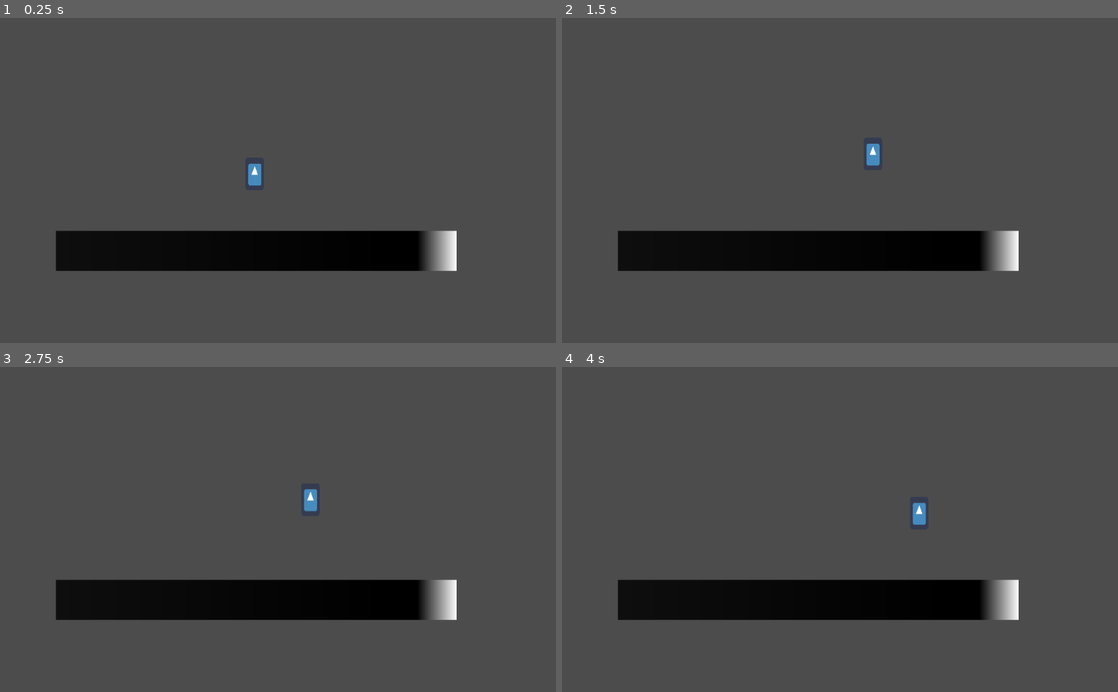
Above: before the commit, frames 1-4 (two rows, left to right).
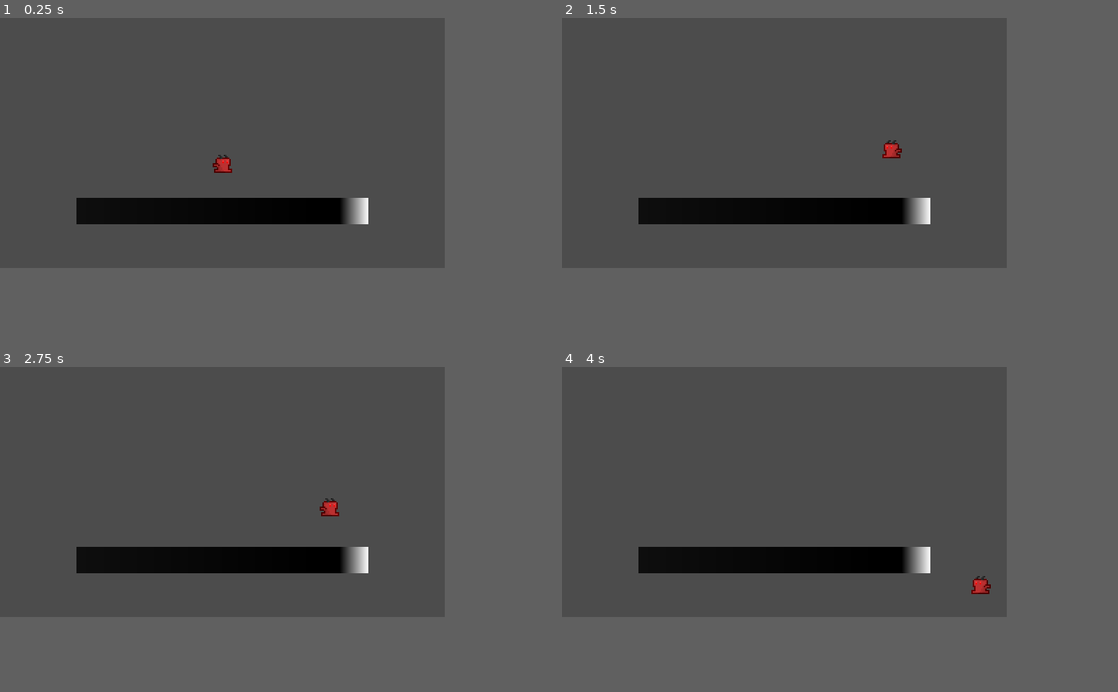
Above: after the commit, the same moments.

Repository: JStaed/Death-is-Not-the-End
Game: Godot game, scene res://Scenes/test_scene.tscn
The game is run twice, just before and just after one commit, with the same random seed, the same clock (stepped at 60 frames per second) and the same inputs. The project has no main scene, so this scene is started directly. The engine's default icon, where the game draws it, is replaced by a stand-in: a white triangle on a blue panel in a dark square.
Inputs:
- Up to frame 1 (0.25 s): no input
- Up to frame 2 (1.5 s): hold D (move_right) 0.53-1.28 s; tap W (jump) at 0.6, 0.77, 1.07, 1.35 s; hold A (move_left) from 1.28 s (still down)
- Up to frame 3 (2.75 s): tap W (jump) at 1.52, 1.82, 2.1 s; release A (move_left) at 2.03 s; hold D (move_right) from 2.03 s (still down)
- Up to frame 4 (4 s): tap W (jump) at 2.85, 3.02, 3.32, 3.6, 3.77 s; release D (move_right) at 3.53 s; hold A (move_left) from 3.53 s (still down)
In our replay, the window is 800x468 before the commit and 640x360 after it. These sizes can differ from the game's own. Grey fills any space a smaller window leaves; there, only what the larger window draws over its background counts as a difference.

The runs differ from the first frame. In frame 1, 13% of the frame differs, in the area x 10-83%, y 42-78%; in frame 2, 13%; in frame 3, 13%, in the area x 10-83%, y 37-78%; in frame 4, 13%.

Commit message:
Player 1 sprites and animations

Diff:
--- a/Prefabs/Player.tscn
+++ b/Prefabs/Player.tscn
@@ -1,23 +1,71 @@
-[gd_scene load_steps=5 format=2]
+[gd_scene load_steps=13 format=2]
 
-[ext_resource path="res://icon.png" type="Texture" id=1]
+[ext_resource path="res://Art/Players/Demon.png" type="Texture" id=1]
 [ext_resource path="res://Scripts/player.gd" type="Script" id=2]
 
+[sub_resource type="AtlasTexture" id=10]
+atlas = ExtResource( 1 )
+region = Rect2( 32, 0, 16, 16 )
+
+[sub_resource type="AtlasTexture" id=3]
+atlas = ExtResource( 1 )
+region = Rect2( 0, 16, 16, 16 )
+
+[sub_resource type="AtlasTexture" id=4]
+atlas = ExtResource( 1 )
+region = Rect2( 16, 16, 16, 16 )
+
+[sub_resource type="AtlasTexture" id=5]
+atlas = ExtResource( 1 )
+region = Rect2( 0, 0, 16, 16 )
+
+[sub_resource type="AtlasTexture" id=7]
+atlas = ExtResource( 1 )
+region = Rect2( 32, 0, 16, 16 )
+
+[sub_resource type="AtlasTexture" id=8]
+atlas = ExtResource( 1 )
+region = Rect2( 48, 0, 16, 16 )
+
+[sub_resource type="AtlasTexture" id=11]
+atlas = ExtResource( 1 )
+region = Rect2( 32, 0, 16, 16 )
+
+[sub_resource type="SpriteFrames" id=9]
+animations = [ {
+"frames": [ SubResource( 10 ) ],
+"loop": true,
+"name": "jump_1",
+"speed": 1.0
+}, {
+"frames": [ SubResource( 3 ), SubResource( 4 ) ],
+"loop": true,
+"name": "idle_1",
+"speed": 1.5
+}, {
+"frames": [ SubResource( 5 ), SubResource( 7 ), SubResource( 8 ), SubResource( 11 ) ],
+"loop": true,
+"name": "run_1",
+"speed": 6.0
+} ]
+
 [sub_resource type="RectangleShape2D" id=1]
-extents = Vector2( 16, 29 )
+extents = Vector2( 5, 7.75 )
 
 [sub_resource type="RectangleShape2D" id=2]
-extents = Vector2( 16, 1 )
+extents = Vector2( 4.5, 1 )
 
 [node name="Player" type="KinematicBody2D"]
 script = ExtResource( 2 )
 
-[node name="Sprite" type="Sprite" parent="."]
-position = Vector2( 0, -9.53674e-07 )
-scale = Vector2( 0.53125, 0.9375 )
-texture = ExtResource( 1 )
+[node name="Sprite" type="AnimatedSprite" parent="."]
+frames = SubResource( 9 )
+animation = "idle_1"
+frame = 1
+playing = true
 
 [node name="CollisionShape2D" type="CollisionShape2D" parent="."]
+position = Vector2( -1, 0.25 )
 shape = SubResource( 1 )
 
 [node name="GndDetection" type="Area2D" parent="."]
@@ -25,7 +73,7 @@
 collision_mask = 2
 
 [node name="CollisionShape2D" type="CollisionShape2D" parent="GndDetection"]
-position = Vector2( 0, 30 )
+position = Vector2( -0.5, 8 )
 shape = SubResource( 2 )
 
 [node name="Coyote" type="Timer" parent="."]
--- a/Scenes/test_scene.tscn
+++ b/Scenes/test_scene.tscn
@@ -3,6 +3,7 @@
 [ext_resource path="res://Prefabs/Player.tscn" type="PackedScene" id=1]
 
 [sub_resource type="RectangleShape2D" id=1]
+extents = Vector2( 9.9094, 9.02265 )
 
 [sub_resource type="Gradient" id=2]
 offsets = PoolRealArray( 0.00757576, 0.901515, 1 )
@@ -14,16 +15,19 @@
 [node name="Node2D" type="Node2D"]
 
 [node name="Player" parent="." instance=ExtResource( 1 )]
-position = Vector2( 469, 271 )
 
 [node name="Platform" type="StaticBody2D" parent="."]
-position = Vector2( 472, 430 )
-scale = Vector2( 37.2603, -3.81616 )
+position = Vector2( 0, 49 )
+scale = Vector2( 10.596, -1 )
 collision_layer = 3
 
 [node name="CollisionShape2D" type="CollisionShape2D" parent="Platform"]
+position = Vector2( 4.78142e-07, 0.673779 )
 shape = SubResource( 1 )
 
 [node name="Sprite" type="Sprite" parent="Platform"]
 scale = Vector2( 0.00967177, 19.49 )
 texture = SubResource( 3 )
+
+[node name="Camera" type="Camera2D" parent="."]
+current = true
--- a/Scripts/player.gd
+++ b/Scripts/player.gd
@@ -1,8 +1,8 @@
 extends KinematicBody2D
 
 
-var speed = 10000
-var jPow = -350
+var speed = 7500
+var jPow = -250
 var gravity = 500
 var xMove = 0
 var vel = Vector2.ZERO
@@ -11,12 +11,27 @@
 
 onready var coyote = get_node("Coyote")
 
+func _ready():
+	$Sprite.animation = "idle_1"
 
 func _process(_delta):
 	# Gets x axis value
 	xMove = Input.get_action_raw_strength("move_right") - Input.get_action_raw_strength("move_left")
 	if Input.is_action_just_pressed("jump"):
 		jump = true
+
+	if !grounded:
+		$Sprite.animation = "jump_1"
+	else:
+		if xMove != 0:
+			$Sprite.animation = "run_1"
+		else:
+			$Sprite.animation = "idle_1"
+
+	if vel.x < 0:
+		$Sprite.flip_h = true
+	if vel.x > 0:
+		$Sprite.flip_h = false
 
 func _physics_process(delta):
 	if jump:
--- a/project.godot
+++ b/project.godot
@@ -12,6 +12,16 @@
 
 config/name="Death is Not the End"
 config/icon="res://icon.png"
+
+[display]
+
+window/size/width=320
+window/size/height=180
+window/size/resizable=false
+window/size/borderless=true
+window/size/fullscreen=true
+window/stretch/mode="2d"
+window/stretch/aspect="keep"
 
 [input]
 
Binary file added: Art/Players/Demon.png
Not shown, added: Art/Players/Demon.png.import
